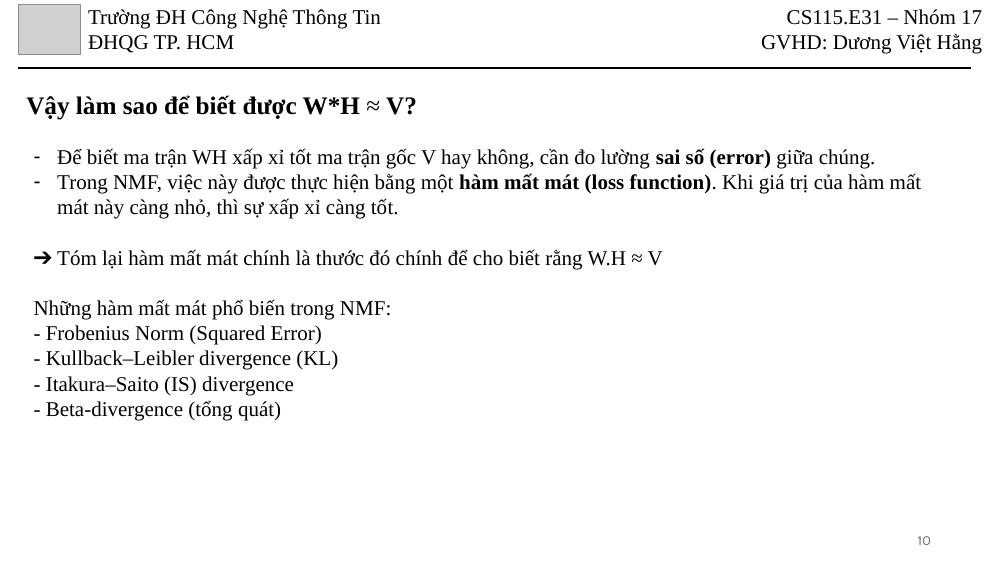
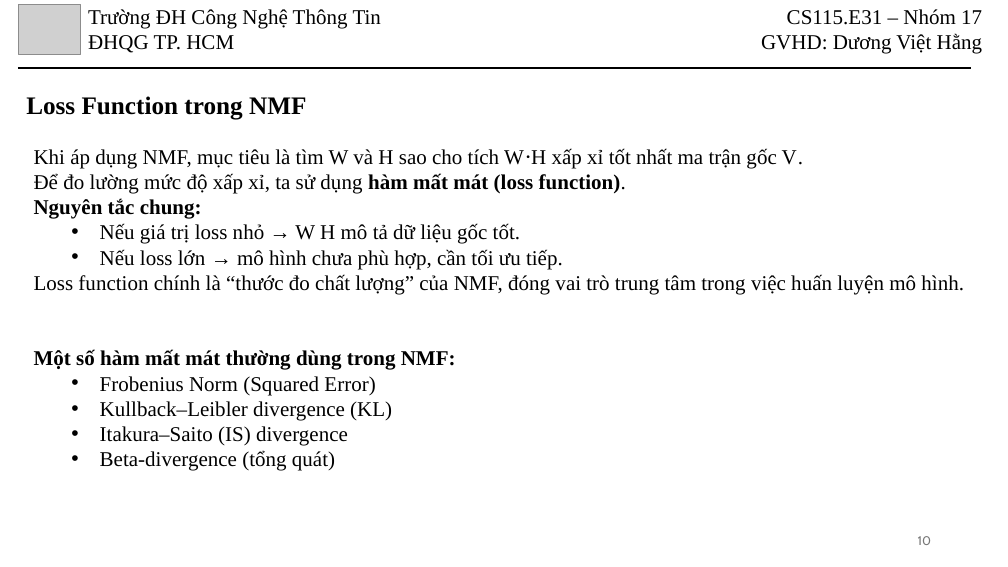
Before and after one commit to HoanHang/AI-UIT, a slide deck: slide 10 of Toan_KHMT/BaoCao/CS115-Nhom17-NMF.pptx. Drawn at 1008x567 pixels with LibreOffice and Linux fonts; fonts in the diff are those of the drawing; grey boxes stand for pictures. Boxes give left, top, right and bottom in pixels: in the first picture for what was removed or moved away, otherwise in the second. Text is boxed around its words. In the diff, an @@ line names an element or a change of style, - is before the commit and + after.

```diff
--- a/Toan_KHMT/BaoCao/CS115-Nhom17-NMF.pptx
+++ b/Toan_KHMT/BaoCao/CS115-Nhom17-NMF.pptx
@@ text at [26, 96, 306, 120]: text changed @@
-Vậy làm sao để biết được W*H ≈ V?
+Loss Function trong NMF
@@ text at [34, 148, 964, 471]: text changed @@
-– Để biết ma trận WH xấp xỉ tốt ma trận gốc V hay không, cần đo lường sai số (error) giữa chúng.
-– Trong NMF, việc này được thực hiện bằng một hàm mất mát (loss function). Khi giá trị của hàm mất mát này càng nhỏ, thì sự xấp xỉ càng tốt.
-➔ Tóm lại hàm mất mát chính là thước đó chính để cho biết rằng W.H ≈ V
-Những hàm mất mát phổ biến trong NMF:
-- Frobenius Norm (Squared Error)
-- Kullback–Leibler divergence (KL)
-- Itakura–Saito (IS) divergence
-- Beta-divergence (tổng quát)
+Khi áp dụng NMF, mục tiêu là tìm W và H sao cho tích W⋅H xấp xỉ tốt nhất ma trận gốc V.
+Để đo lường mức độ xấp xỉ, ta sử dụng hàm mất mát (loss function).
+Nguyên tắc chung:
+  • Nếu giá trị loss nhỏ → W H mô tả dữ liệu gốc tốt.
+  • Nếu loss lớn → mô hình chưa phù hợp, cần tối ưu tiếp.
+Loss function chính là “thước đo chất lượng” của NMF, đóng vai trò trung tâm trong việc huấn luyện mô hình.
+Một số hàm mất mát thường dùng trong NMF:
+  • Frobenius Norm (Squared Error)
+  • Kullback–Leibler divergence (KL)
+  • Itakura–Saito (IS) divergence
+  • Beta-divergence (tổng quát)
```
Also in this commit, not shown: 22 other slides changed, 2 slides removed.
